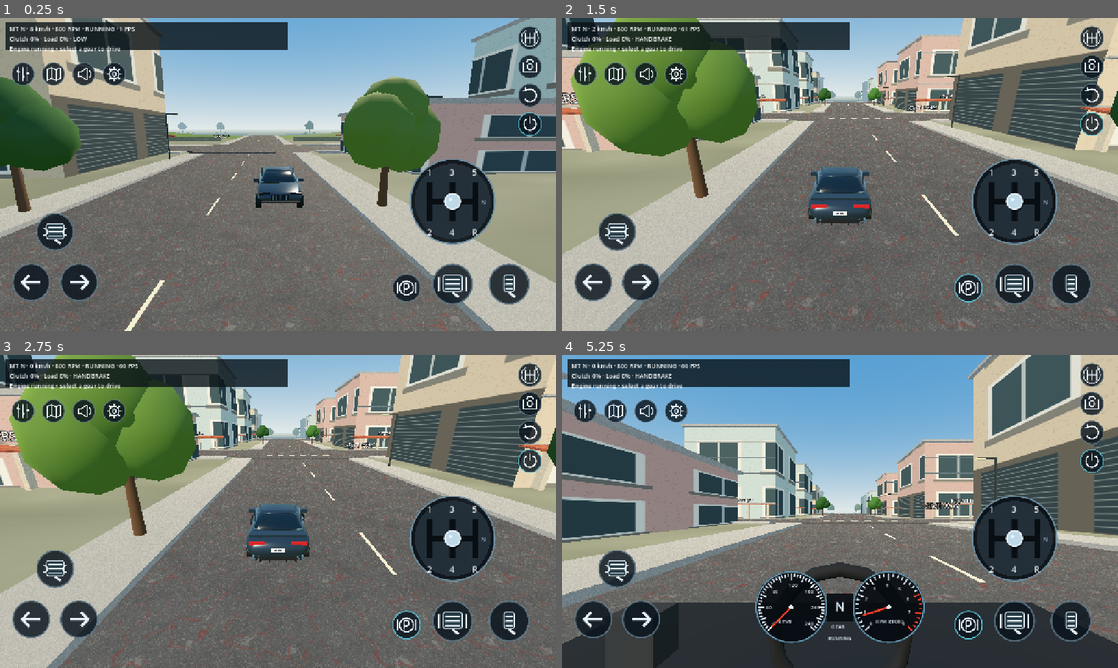
Above: before the commit, frames 1-4 (two rows, left to right).
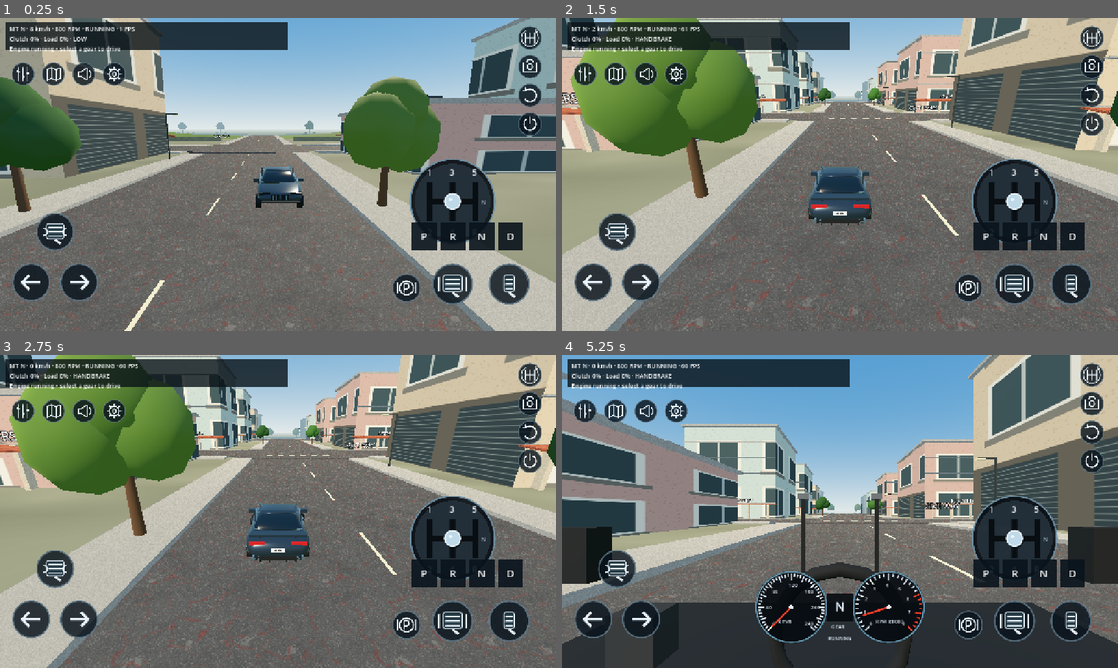
Above: after the commit, the same moments.

Repository: Mhd-Azeem/WebToApp
Game: Godot game, scene res://scenes/main.tscn
The game is run twice, just before and just after one commit, with the same random seed, the same clock (stepped at 60 frames per second) and the same inputs.
Inputs (mouse positions are in pixels of both pictures, inside the frame that each line leads up to):
- Up to frame 1 (0.25 s): no input
- Up to frame 2 (1.5 s): tap Enter at 0.5 s; move the mouse to (962, 158) at 0.52 s; hold D 0.53-1.25 s; hold Shift 0.53-1.25 s; click (962, 158) at 0.67 s; tap Space at 0.77 s; drag from (728, 190) to (812, 237) at 1.27 s
- Up to frame 3 (2.75 s): move the mouse to (333, 442) at 2.02 s; hold D from 2.03 s (still down); hold H from 2.03 s (still down)
- Up to frame 4 (5.25 s): release D at 2.75 s; release H at 2.75 s; drag from (812, 574) to (673, 464) at 2.77 s; move the mouse to (1006, 558) at 3.52 s; hold A 3.53-4.25 s; tap V at 3.6 s; tap Space at 3.77, 5 s; drag from (673, 464) to (756, 433) at 4.27 s; move the mouse to (867, 511) at 5.02 s; hold S from 5.03 s (still down); tap P at 5.1 s; click (867, 511) at 5.17 s

The runs differ from the first frame. In frame 1, 1.5% of the frame differs, in the area x 74-98%, y 30-75%; in frame 2, 1.6%; in frame 3, 1.6%; in frame 4, 4.8%, in the area x 0-100%, y 30-91%.
Error after the commit: Invalid assignment of property or key 'visible' with value of type 'bool' on a base object of type 'Nil'. (res://scripts/main.gd:306)

Commit message:
Integrate shared Android Windows cockpit levers horn lights mirrors and animated wipers

Diff:
--- a/az-car-3d/scripts/main.gd
+++ b/az-car-3d/scripts/main.gd
@@ -19,6 +19,11 @@
 var pedals := {}
 var desktop_mode := false
 var desktop_help: Label
+var cockpit_overlay: Control
+var headlamps: Array[SpotLight3D] = []
+var wiper_parts: Array[Node3D] = []
+var wipers_on := false
+var wiper_phase := 0.0
 
 func _ready() -> void:
 	var world := Node3D.new()
@@ -89,6 +94,7 @@
 	interior.add_child(wheel)
 	G.box(interior,Vector3(-0.57,-0.4,-0.68),Vector3(0.13,0.23,0.1),G.material("",Color(0.13,0.14,0.15)))
 	_build_desktop_cockpit()
+	_build_cockpit_equipment()
 	interior.visible=false
 	_hud()
 	traffic.set_enabled(settings.traffic_toggle.button_pressed)
@@ -270,6 +276,10 @@
 	gauges.visible=camera_mode in [1,2]
 	interior.visible=cockpit
 	wheel.rotation.z=-car.steering*2.5
+	if wipers_on: wiper_phase+=delta*6.0
+	else: wiper_phase=move_toward(wiper_phase,0.0,delta*6.0)
+	for i in range(wiper_parts.size()):
+		wiper_parts[i].rotation.z=(sin(wiper_phase)*0.65 if wipers_on else 0.0)*(1.0 if i==0 else -1.0)
 	if cockpit:
 		camera.global_position=car.to_global(Vector3(-0.42,1.58,0.5))
 		camera.look_at(camera.global_position+car.global_basis.z*10,car.global_basis.y)
@@ -293,6 +303,7 @@
 	camera.global_position+=car.global_basis.y*sin(t.engine.clock*70)*lug*0.012
 	hud.text="%s · %d km/h · %d RPM · %s · %d FPS\nClutch %d%% · Load %d%% · %s\n%s" % [t.display(),roundi(car.linear_velo …(216 unchanged characters)…
 	shifter.visible=t.mode==0 and not desktop_mode
+	cockpit_overlay.visible=cockpit and not settings.visible
 	if t.mode!=0 and pedals.clutch.visible: pedals.clutch.cancel()
 	pedals.clutch.visible=t.mode==0 and not desktop_mode
 	settings.transmission_selector.select(t.mode)
@@ -364,3 +375,41 @@
 		G.box(interior,Vector3(x,-0.34,-0.64),Vector3(0.31,0.055,0.06),trim)
 	for x in [-0.88,0.88]:
 		G.box(interior,Vector3(x,-0.42,-0.72),Vector3(0.36,0.10,0.09),trim)
+
+func _setup_cockpit_overlay() -> void:
+	cockpit_overlay=Control.new()
+	cockpit_overlay.set_script(preload("res://scripts/ui/cockpit_controls.gd"))
+	var layer := CanvasLayer.new()
+	add_child(layer)
+	layer.add_child(cockpit_overlay)
+	cockpit_overlay.headlights_changed.connect(func(enabled: bool):
+		for light in headlamps: light.visible=enabled)
+	cockpit_overlay.wipers_changed.connect(func(enabled: bool): wipers_on=enabled)
+	cockpit_overlay.horn_changed.connect(func(pressed: bool): car.horn=float(pressed))
+
+func _build_cockpit_equipment() -> void:
+	# Cockpit parts are shared by Android and Windows; lights illuminate the world.
+	var dark := G.material("",Color(0.035,0.039,0.045))
+	var chrome := G.material("",Color(0.32,0.34,0.36))
+	var glass := G.material("",Color(0.09,0.14,0.18))
+	for side in [-1.0,1.0]:
+		var lamp := SpotLight3D.new()
+		lamp.position=Vector3(side*0.64,0.62,1.75)
+		lamp.rotation_degrees.x=-7.0
+		lamp.spot_range=42.0
+		lamp.spot_angle=35.0
+		lamp.light_energy=2.0
+		lamp.visible=false
+		car.add_child(lamp)
+		headlamps.append(lamp)
+		var mirror := Node3D.new()
+		mirror.position=Vector3(side*1.35,-0.20,-1.10)
+		interior.add_child(mirror)
+		G.box(mirror,Vector3.ZERO,Vector3(0.43,0.25,0.12),dark)
+		G.box(mirror,Vector3(0,0,-0.065),Vector3(0.36,0.18,0.012),glass)
+		var wiper := Node3D.new()
+		wiper.position=Vector3(side*0.25,-0.40,-1.60)
+		interior.add_child(wiper)
+		G.box(wiper,Vector3(0,0.25,0),Vector3(0.024,0.54,0.03),dark)
+		G.box(wiper,Vector3(0,0.50,0),Vector3(0.07,0.04,0.04),chrome)
+		wiper_parts.append(wiper)
